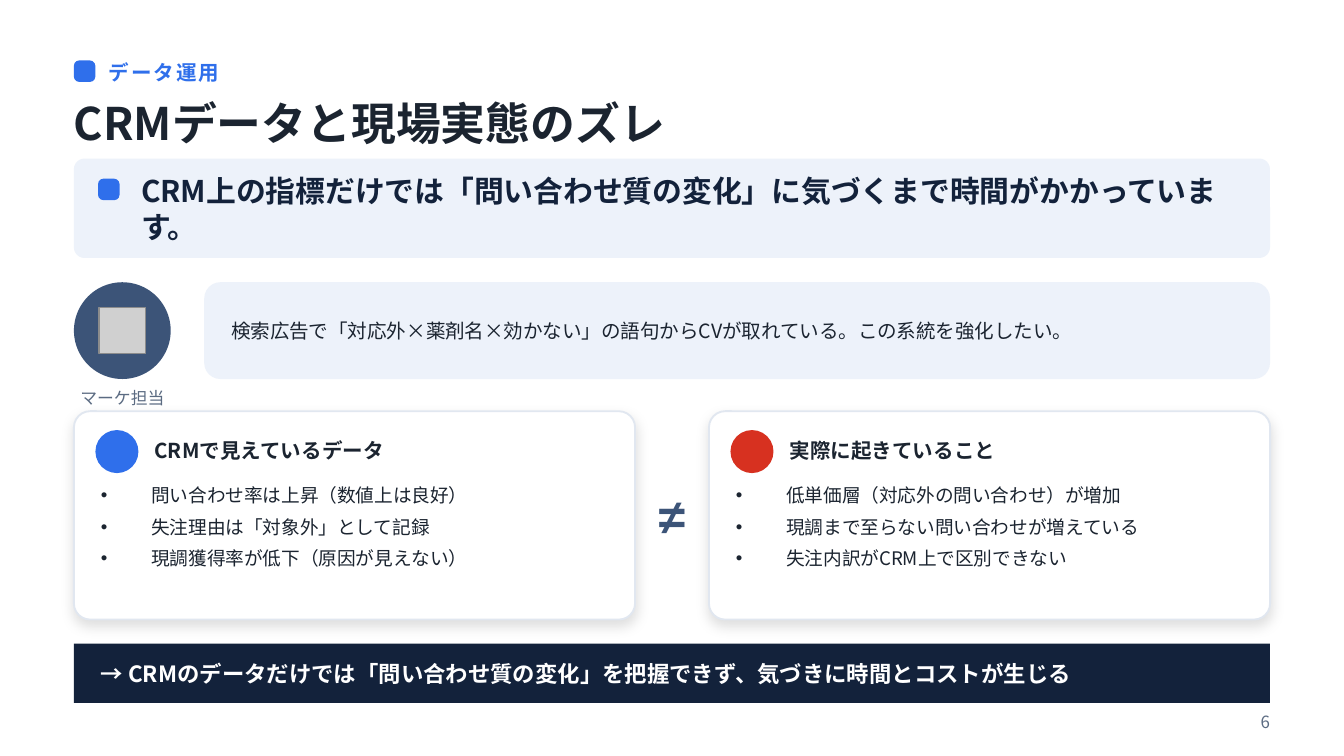
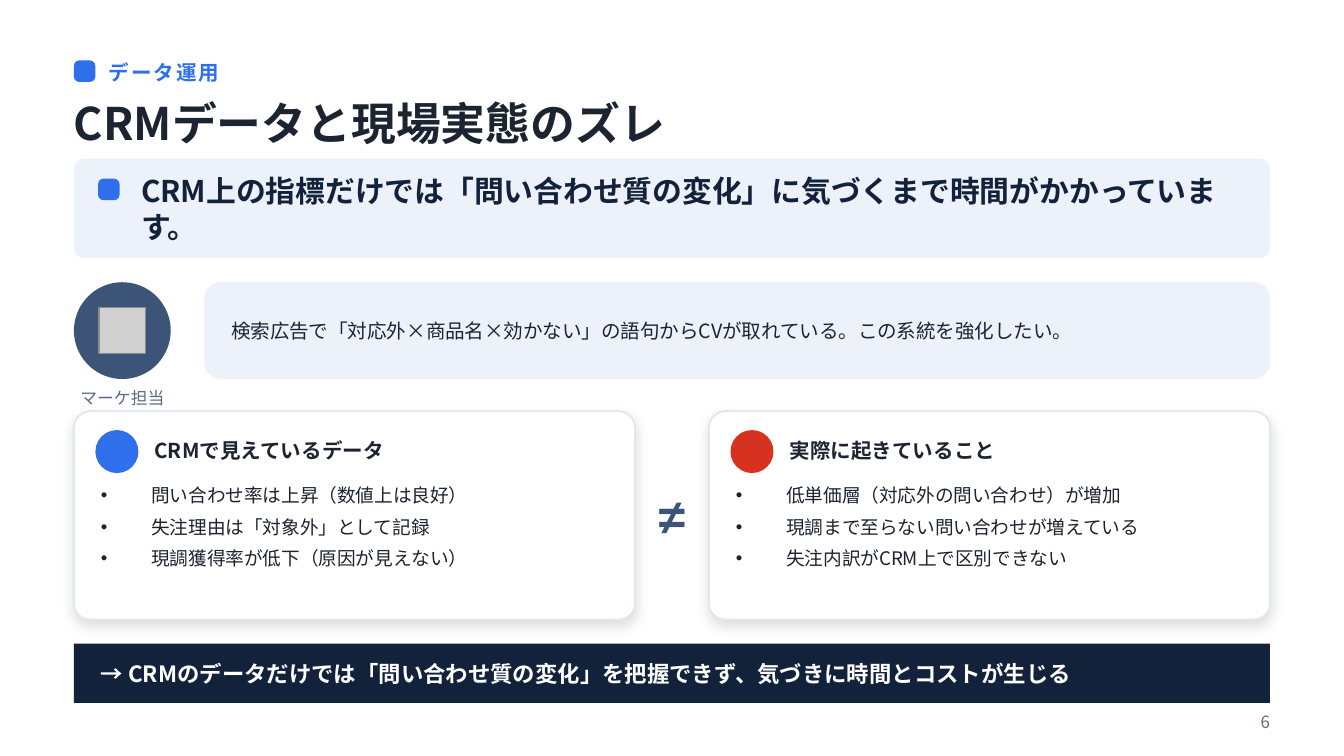
Before and after one commit to shotaueda/skill1, a slide deck: slide 8 of ouchi-no-mikata-slides/reference-deck.pptx (slide 7 before the commit). Drawn at 1344x756 pixels with LibreOffice and Linux fonts; fonts in the diff are those of the drawing; grey boxes stand for pictures; background and template pictures are left out. Boxes give left, top, right and bottom in pixels: in the first picture for what was removed or moved away, otherwise in the second. Text is boxed around its words. In the diff, an @@ line names an element or a change of style, - is before the commit and + after.

```diff
--- a/ouchi-no-mikata-slides/reference-deck.pptx
+++ b/ouchi-no-mikata-slides/reference-deck.pptx
@@ text at [231,321,1072,340]: text changed @@
-検索広告で「対応外×薬剤名×効かない」の語句からCVが取れている。この系統を強化したい。
+検索広告で「対応外×商品名×効かない」の語句からCVが取れている。この系統を強化したい。
```
Also in this commit, not shown: 12 other slides changed, 3 slides added, 4 other files.
